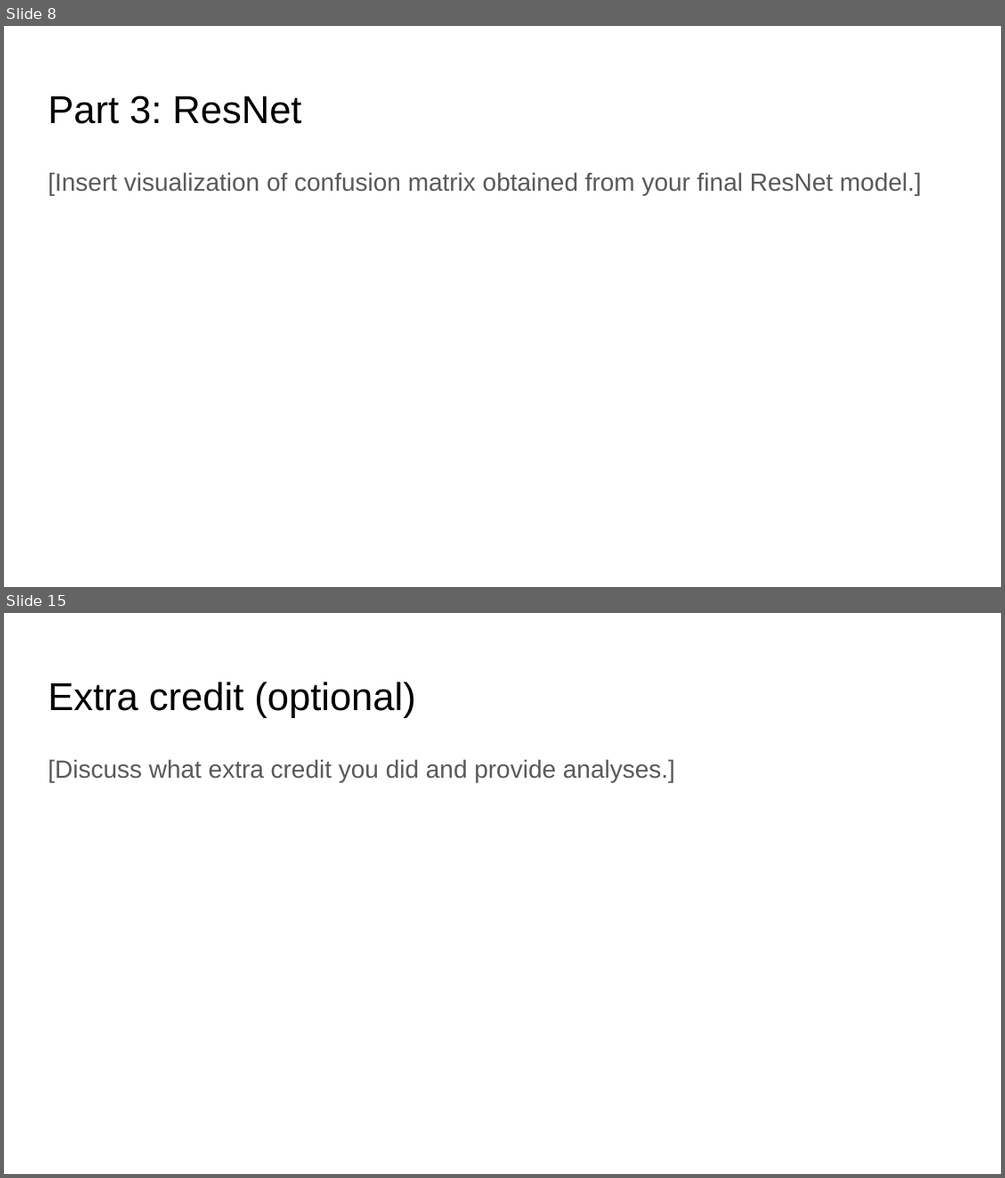
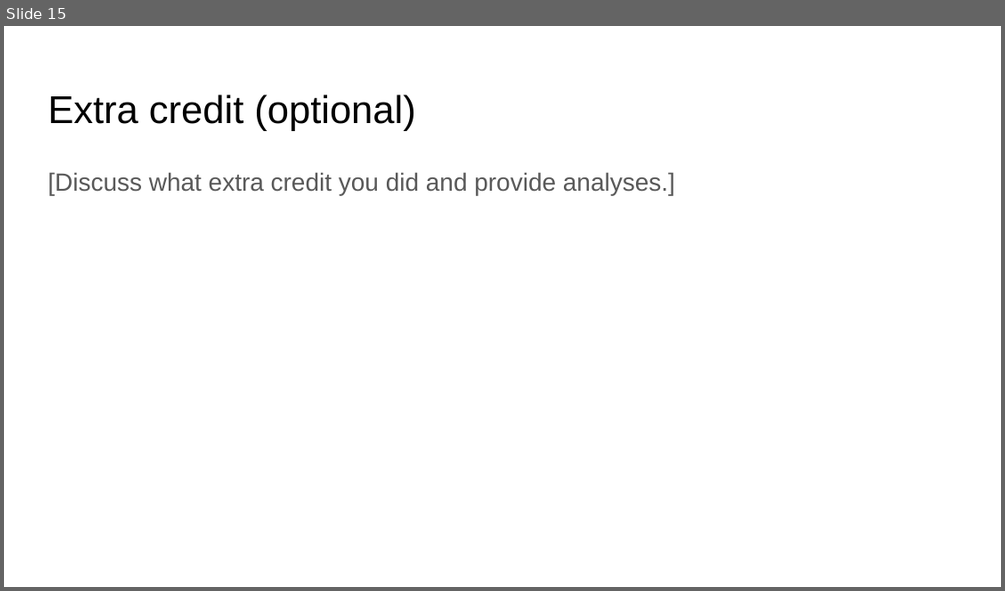
Before and after one commit to aashutoshav/Computer-Vision-Project-3, a slide deck: docs/proj3_report.pptx. Shown one above the other, each under a label of ours: slides 8 and 15 before the commit, slide 15 after it; the slides between them are not shown. The pictures are 1005x1178 and 1005x591 pixels, drawn with LibreOffice and Linux fonts; fonts in the diff are those of the drawing. Boxes give left, top, right and bottom in pixels: in the first picture for what was removed or moved away, otherwise in the second. Text is boxed around its words. In the diff, an @@ line names an element or a change of style, - is before the commit and + after.

```diff
--- a/docs/proj3_report.pptx
+++ b/docs/proj3_report.pptx
@@ slide 8 removed at <box>4,26,1001,587</box>, background #FFFFFF @@
@@ title removed at <box>48,95,301,124</box> @@
-Part 3: ResNet
@@ text removed at <box>48,172,922,195</box> @@
-[Insert visualization of confusion matrix obtained from your final ResNet model.]
```
Also in this commit, not shown: 12 slides changed, 2 slides added, 1 other slide removed, 2 other files.
